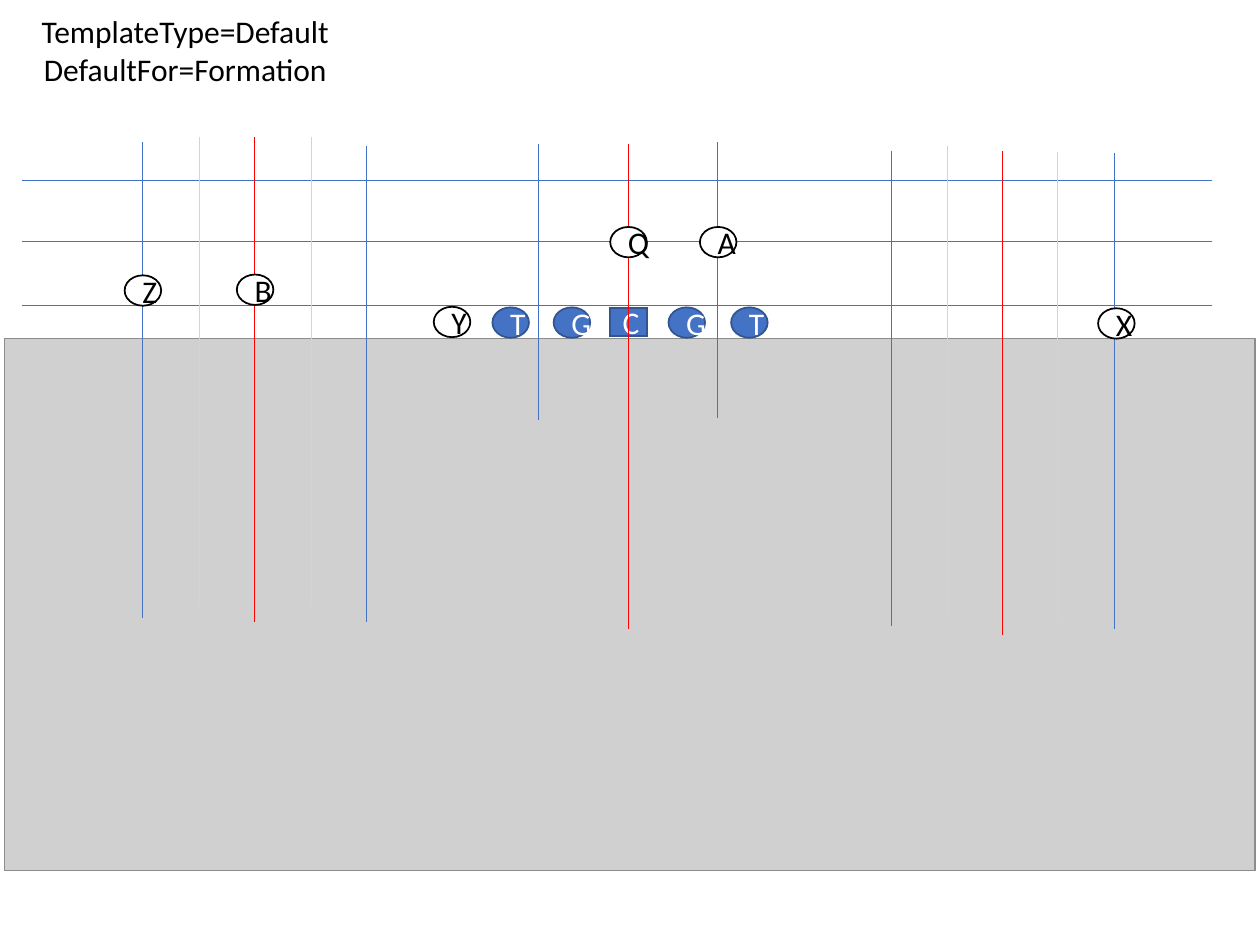
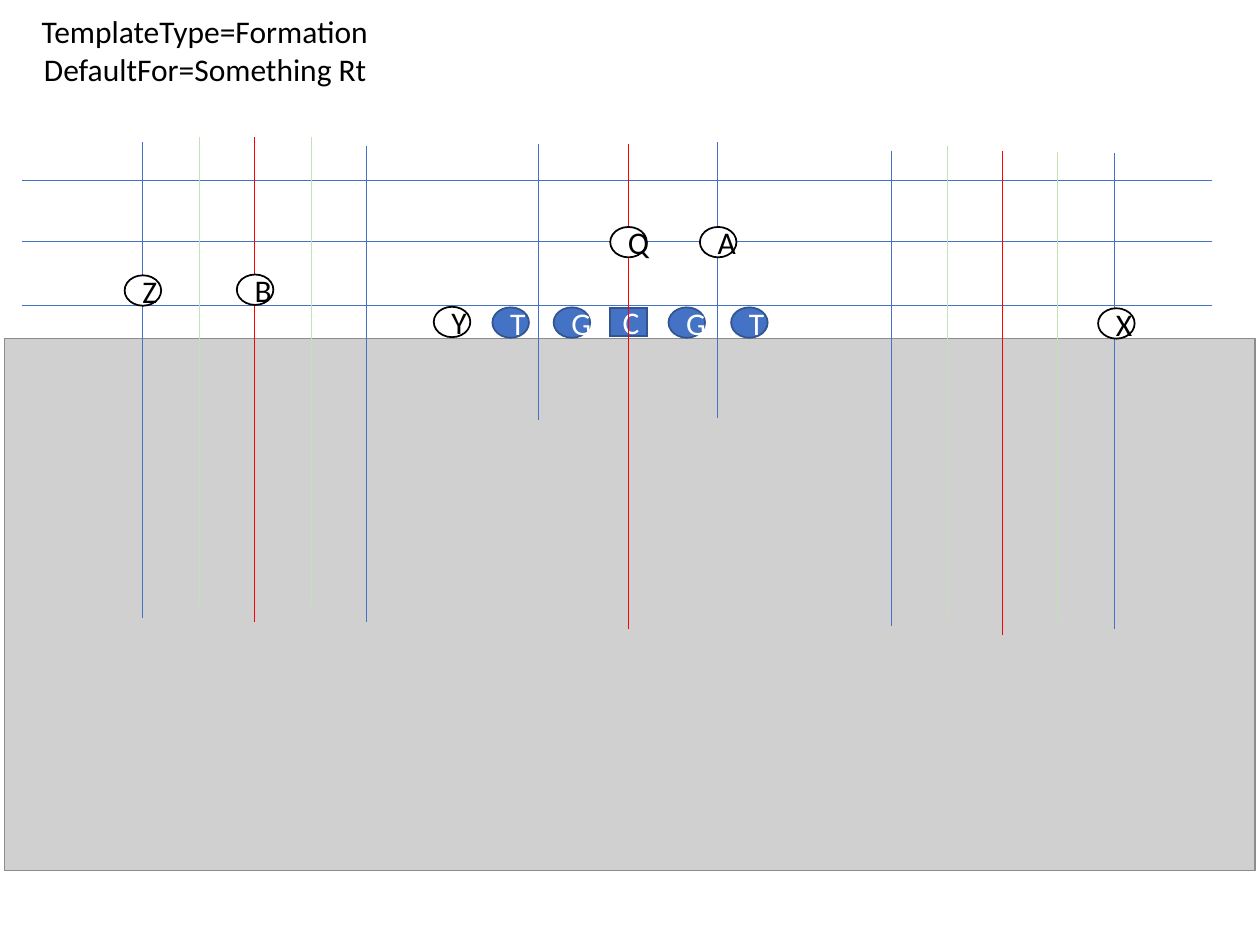
Before and after one commit to Aceplace/VBAScoutDCard, a slide deck: slide 9 of default_templates.pptx (slide 8 before the commit). Drawn at 1260x945 pixels with LibreOffice and Linux fonts; fonts in the diff are those of the drawing; grey boxes stand for pictures. Boxes give left, top, right and bottom in pixels: in the first picture for what was removed or moved away, otherwise in the second. Text is boxed around its words. In the diff, an @@ line names an element or a change of style, - is before the commit and + after.

```diff
--- a/default_templates.pptx
+++ b/default_templates.pptx
@@ text at [42,21,368,48]: text changed @@
-TemplateType=Default
+TemplateType=Formation
@@ text at [44,59,367,87]: text changed @@
-DefaultFor=Formation
+DefaultFor=Something Rt
```
Also in this commit, not shown: 4 other slides changed, 5 slides added, 2 other files.
